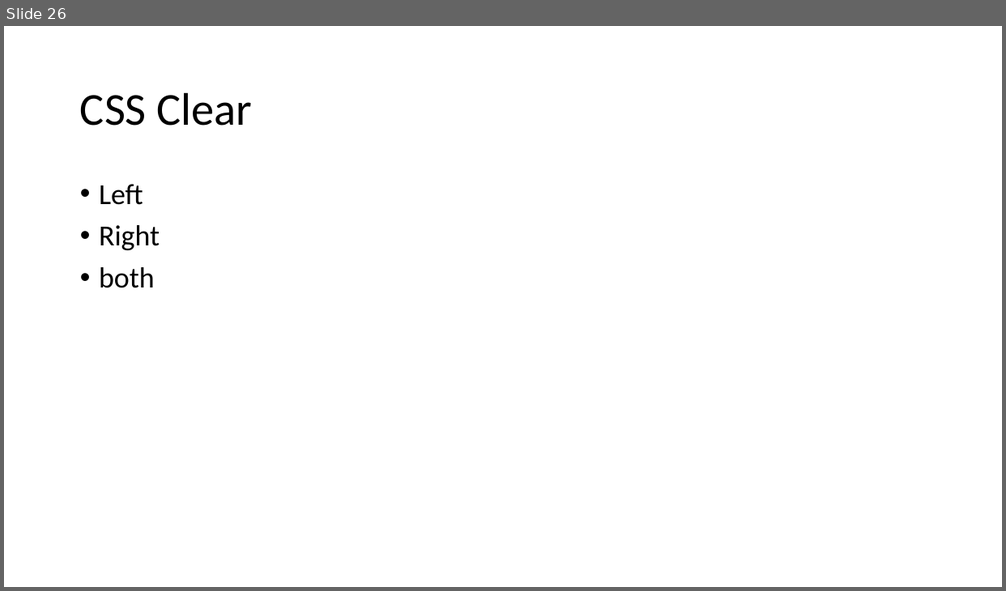
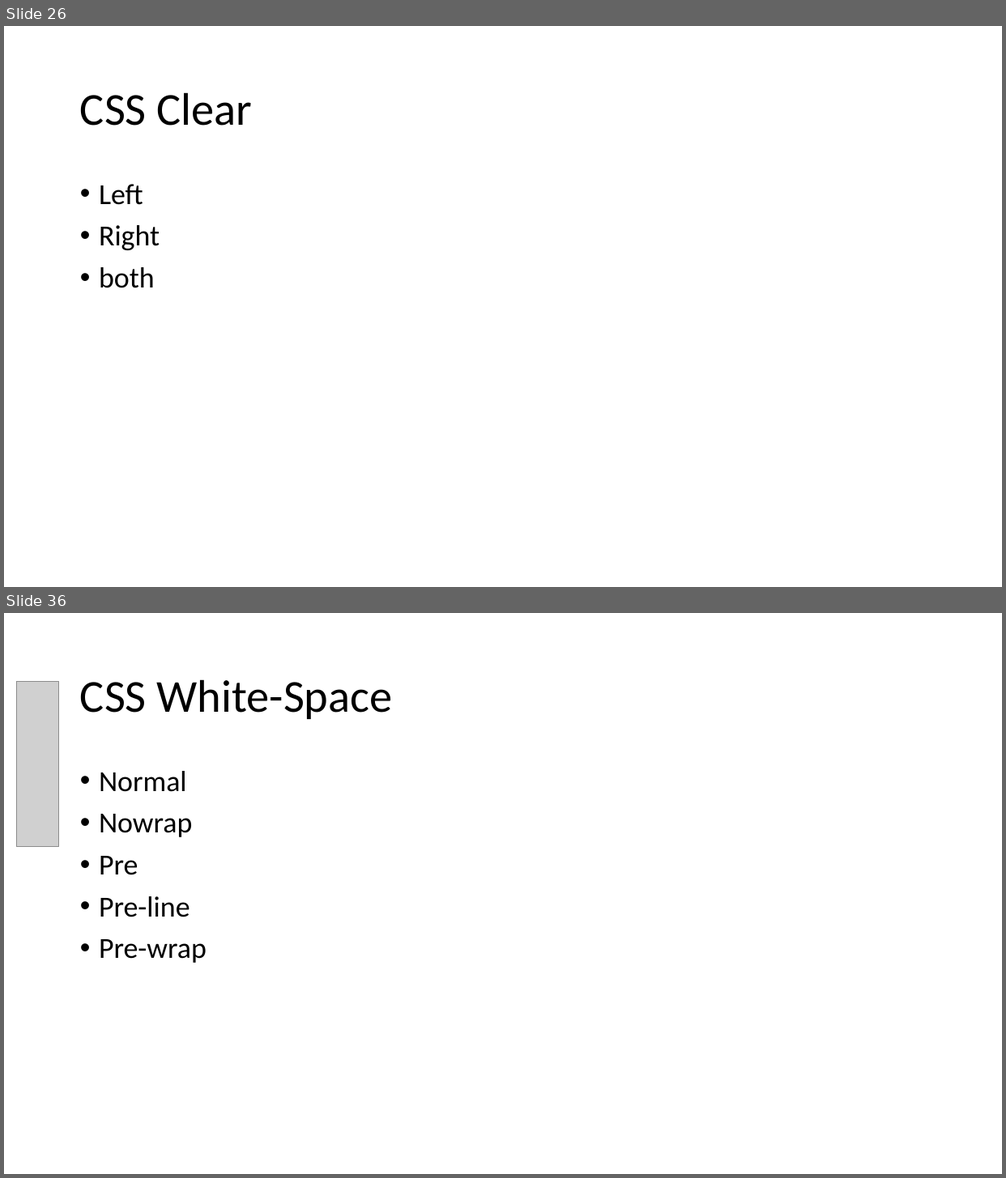
Before and after one commit to PiyushChaturvedii/Batch05, a slide deck: CSS3.pptx. Shown one above the other, each under a label of ours: slide 26 before the commit, slides 26 and 36 after it; the slides between them are not shown. The pictures are 1006x591 and 1006x1178 pixels, drawn with LibreOffice and Linux fonts; fonts in the diff are those of the drawing; grey boxes stand for pictures; background and template pictures are left out. Boxes give left, top, right and bottom in pixels: in the first picture for what was removed or moved away, otherwise in the second. Text is boxed around its words. In the diff, an @@ line names an element or a change of style, - is before the commit and + after.

```diff
--- a/CSS3.pptx
+++ b/CSS3.pptx
@@ slide 36 added at bbox=[4, 613, 1002, 1174], background #FFFFFF @@
@@ picture added at bbox=[17, 681, 58, 846] @@
@@ title added at bbox=[80, 679, 393, 719], 44 pt, text #000000 @@
+CSS White-Space
@@ text added at bbox=[99, 771, 206, 963], 28 pt, text #000000 @@
+• Normal
+• Nowrap
+• Pre
+• Pre-line
+• Pre-wrap
```
Also in this commit, not shown: 9 other slides added, 6 other files.
